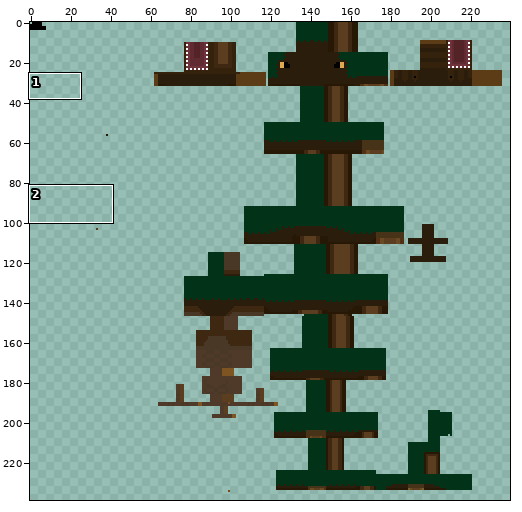
Two versions of one sprite sheet, resources/textures/entity/tyrannosaurus/tyrannosaurus 3.png. Above: a wide view before the commit, with the close-up outlined.
Close-up. Earlier state:
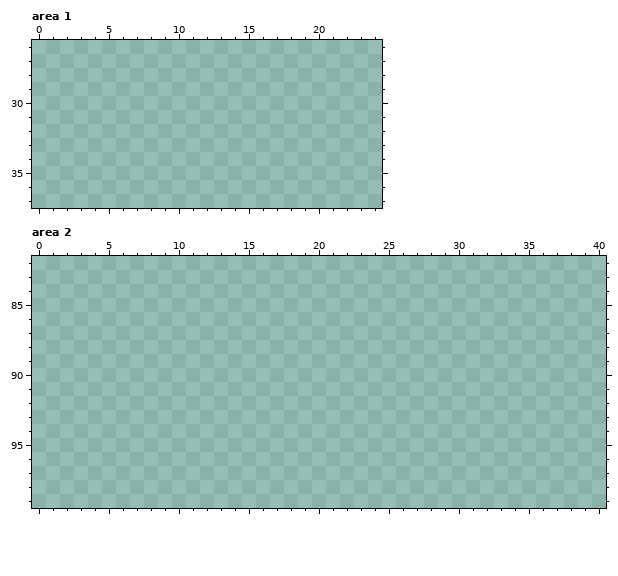
The file is 256x256 pixels. Colours within 5 levels of each other are drawn and written as one. Shown: area 1: x 0..24, y 26..37; area 2: x 0..40, y 82..99. The wide view leaves out empty margins. The commit also changed other parts of the picture, which this record leaves out.
After:
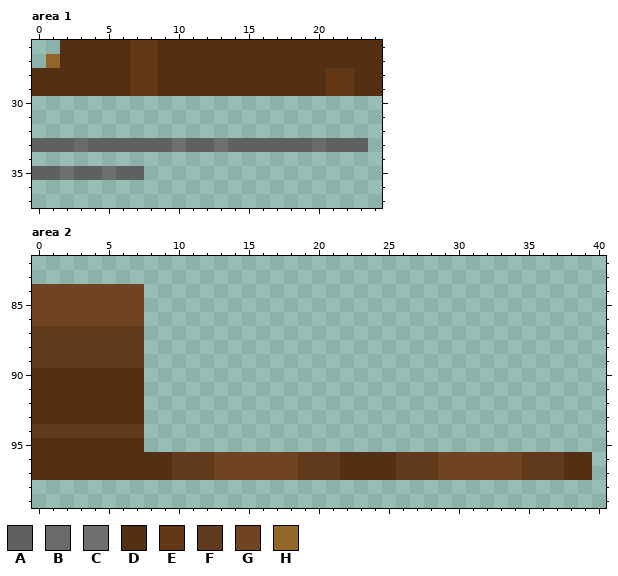
Palette (. is transparent): A #606060  B #6a6a6a  C #6f6f70  D #532f14  E #623817  F #613a1d  G #704323  H #926528
Difference:
{"where": "area 1"}
{"y":26,"x":2,"old":".......................","new":"DDDDDEEDDDDDDDDDDDDDDDD"}
{"y":27,"x":1,"old":"........................","new":"HDDDDDEEDDDDDDDDDDDDDDDD"}
{"y":28,"x":0,"old":".........................","new":"DDDDDDDEEDDDDDDDDDDDDEEDD"}
{"y":29,"x":0,"old":".........................","new":"DDDDDDDEEDDDDDDDDDDDDEEDD"}
{"y":33,"x":0,"old":"........................","new":"AAABAAAAAACAACAAAAAABAAA"}
{"y":35,"x":0,"old":"........","new":"AACAACAA"}
{"where": "area 2"}
{"y":84,"x":0,"old":"........","new":"GGGGGGGG"}
{"y":85,"x":0,"old":"........","new":"GGGGGGGG"}
{"y":86,"x":0,"old":"........","new":"GGGGGGGG"}
{"y":87,"x":0,"old":"........","new":"FFFFFFFF"}
{"y":88,"x":0,"old":"........","new":"FFFFFFFF"}
{"y":89,"x":0,"old":"........","new":"FFFFFFFF"}
{"y":90,"x":0,"old":"........","new":"DDDDDDDD"}
{"y":91,"x":0,"old":"........","new":"DDDDDDDD"}
{"y":92,"x":0,"old":"........","new":"DDDDDDDD"}
{"y":93,"x":0,"old":"........","new":"DDDDDDDD"}
{"y":94,"x":0,"old":"........","new":"FFFFFFFF"}
{"y":95,"x":0,"old":"........","new":"DDDDDDDD"}
{"y":96,"x":0,"old":"........................................","new":"DDDDDDDDDDFFFGGGGGGFFFDDDDFFFGGGGGGFFFDD"}
{"y":97,"x":0,"old":"........................................","new":"DDDDDDDDDDFFFGGGGGGFFFDDDDFFFGGGGGGFFFDD"}
